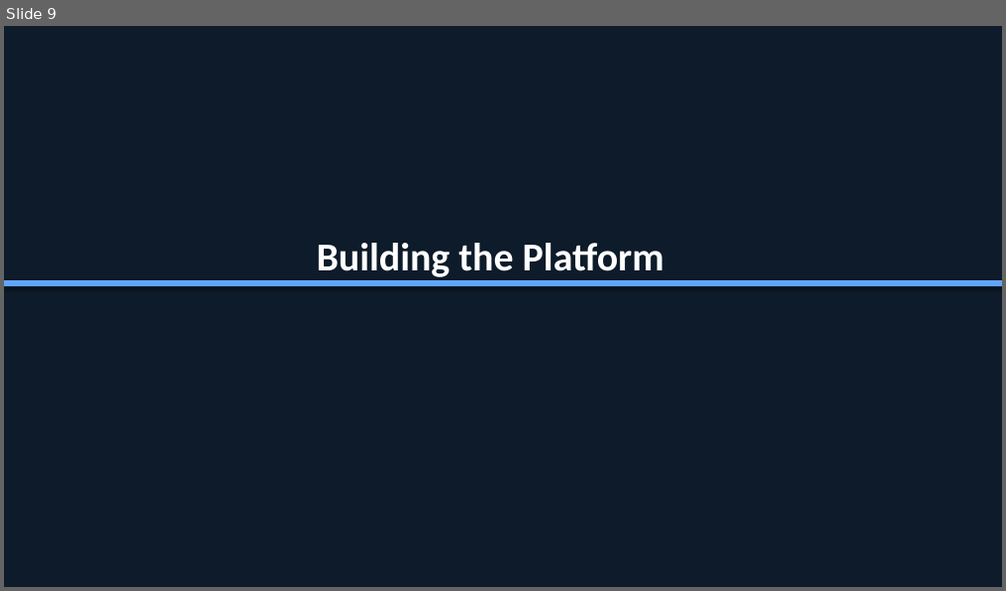
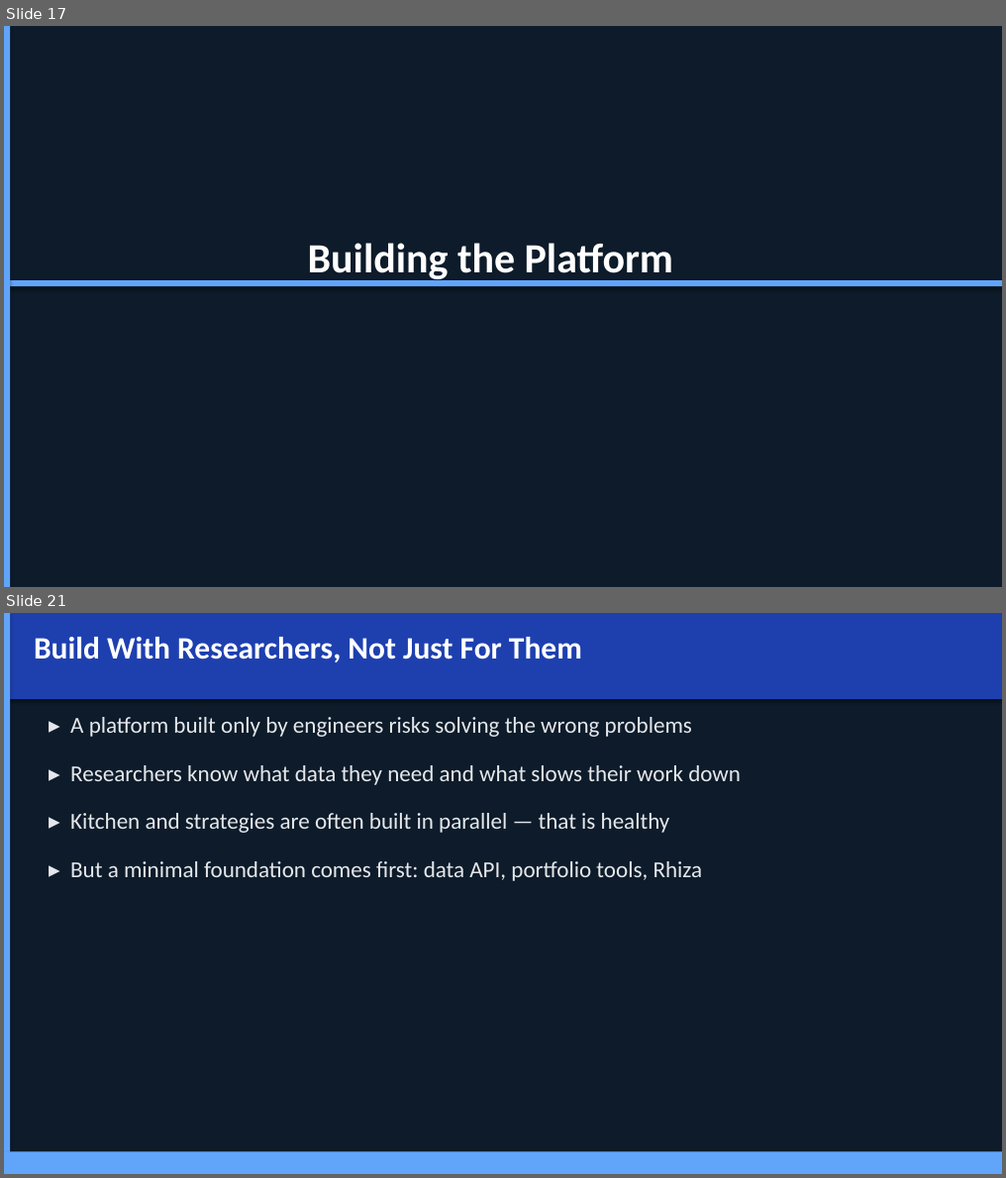
Before and after one commit to Jebel-Quant/platform, a slide deck: vision.pptx. Shown one above the other, each under a label of ours: slide 9 before the commit, slides 17 and 21 after it; the slides between them are not shown. The pictures are 1006x591 and 1006x1178 pixels, drawn with LibreOffice and Linux fonts; fonts in the diff are those of the drawing. Boxes give left, top, right and bottom in pixels: in the first picture for what was removed or moved away, otherwise in the second. Text is boxed around its words. In the diff, an @@ line names an element or a change of style, - is before the commit and + after.

```diff
--- a/vision.pptx
+++ b/vision.pptx
@@ slide 21 added at box(4, 613, 1002, 1174), background #FFFFFF @@
@@ rectangle added at box(4, 613, 1002, 1174), fill #0D1B2A @@
@@ rectangle added at box(4, 613, 1002, 699), fill #1E40AF @@
@@ rectangle added at box(4, 613, 10, 1174), fill #60A5FA @@
@@ text added at box(34, 637, 582, 663), 30 pt, text #FFFFFF, bold @@
+Build With Researchers, Not Just For Them
@@ text added at box(70, 717, 741, 881), 22 pt, text #E5E7EB @@
+▸ A platform built only by engineers risks solving the wrong problems
+▸ Researchers know what data they need and what slows their work down
+▸ Kitchen and strategies are often built in parallel — that is healthy
+▸ But a minimal foundation comes first: data API, portfolio tools, Rhiza
@@ rectangle added at box(4, 1152, 1002, 1174), fill #60A5FA @@
@@ what was slide 9 is now slide 17 @@
@@ slide 17 changed as well @@
@@ rectangle added at box(4, 26, 10, 587), fill #60A5FA @@
@@ text "Building the Platform" at box(308, 243, 673, 283): size 38 to 40 pt @@
```
Also in this commit, not shown: 18 other slides changed, 18 other slides added, 1 other file.
